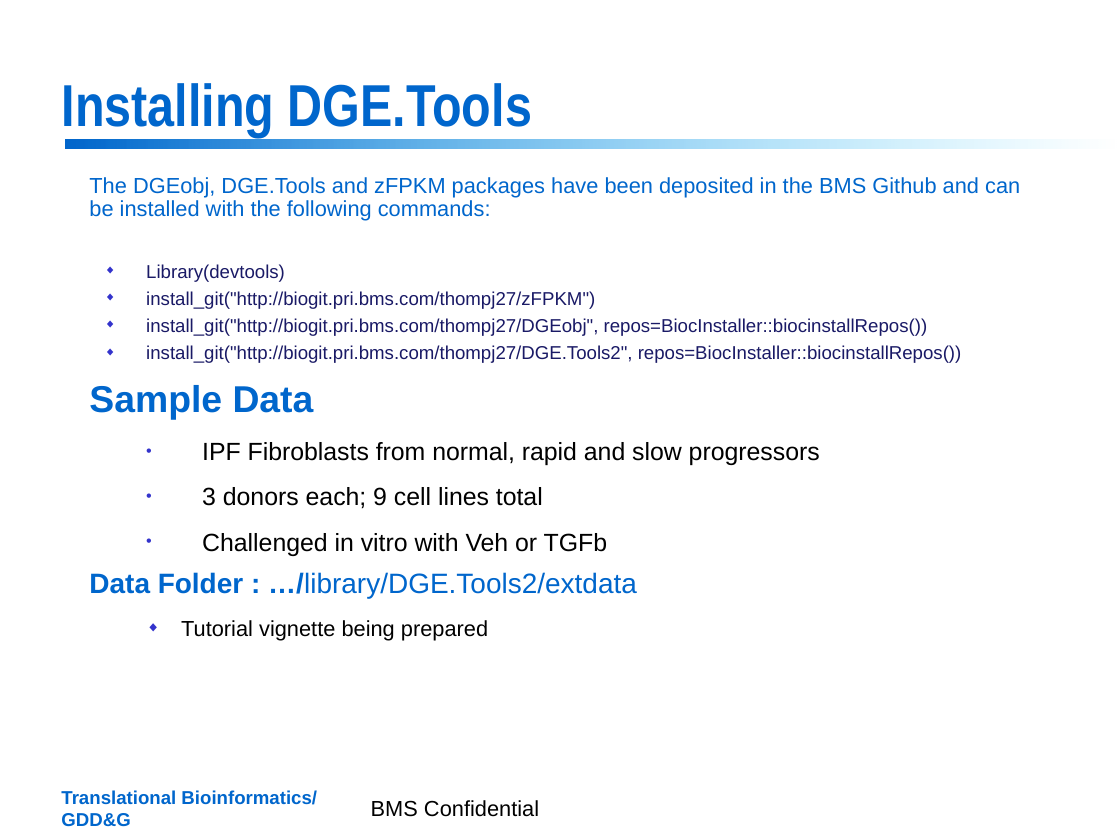
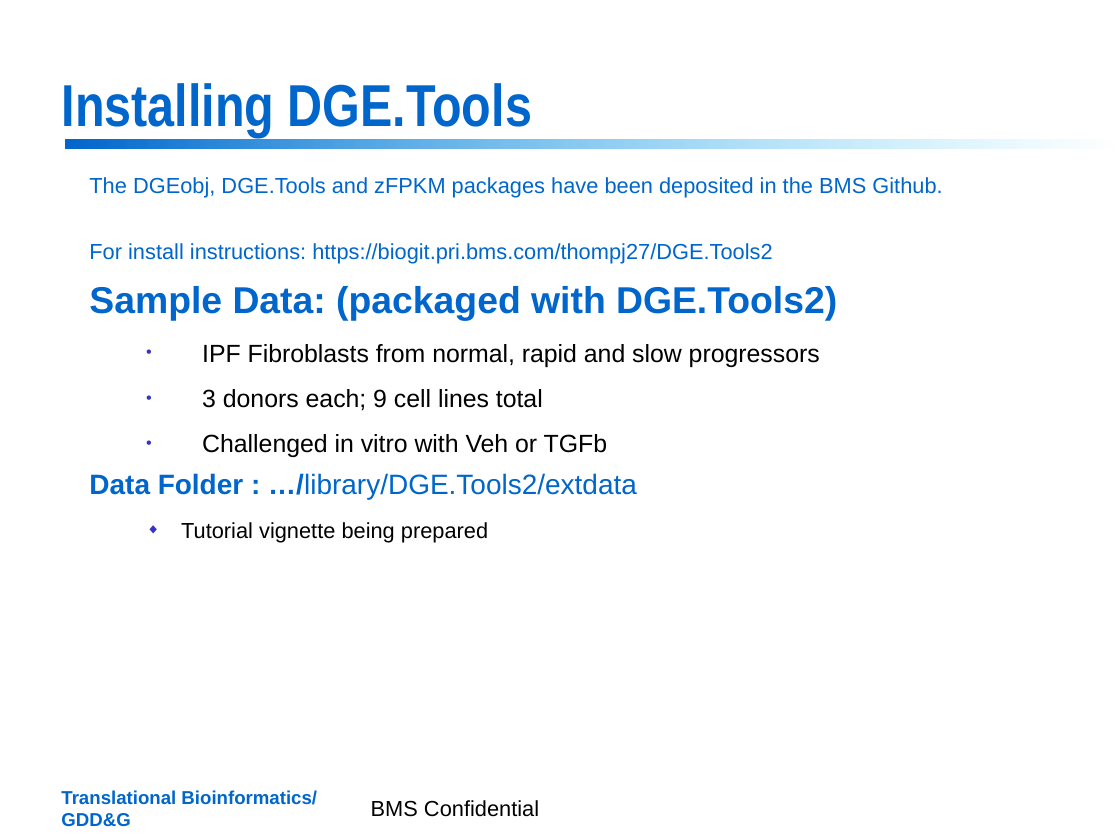
Before and after one commit to jrthompson54/DGE.Tools2, a slide deck: slide 18 of DGE_Tools Rollout 2017.pptx. Drawn at 1120x840 pixels with LibreOffice and Linux fonts; fonts in the diff are those of the drawing; background and template pictures are left out. Boxes give left, top, right and bottom in pixels: in the first picture for what was removed or moved away, otherwise in the second. Text is boxed around its words. In the diff, an @@ line names an element or a change of style, - is before the commit and + after.

```diff
--- a/DGE_Tools Rollout 2017.pptx
+++ b/DGE_Tools Rollout 2017.pptx
@@ text at bbox=[89, 177, 942, 321]: text changed; size 12 to 14 pt; text colour #191966 to #0066CC @@
-The DGEobj, DGE.Tools and zFPKM packages have been deposited in the BMS Github and can be installed with the following commands:
-  ◆ Library(devtools)
-  ◆ install_git("http://biogit.pri.bms.com/thompj27/zFPKM")
-  ◆ install_git("http://biogit.pri.bms.com/thompj27/DGEobj", repos=BiocInstaller::biocinstallRepos())
-  ◆ install_git("http://biogit.pri.bms.com/thompj27/DGE.Tools2", repos=BiocInstaller::biocinstallRepos())
-Sample Data
+The DGEobj, DGE.Tools and zFPKM packages have been deposited in the BMS Github.
+For install instructions: https://biogit.pri.bms.com/thompj27/DGE.Tools2
+Sample Data: (packaged with DGE.Tools2)
```
Also in this commit, not shown: 2 other files.
